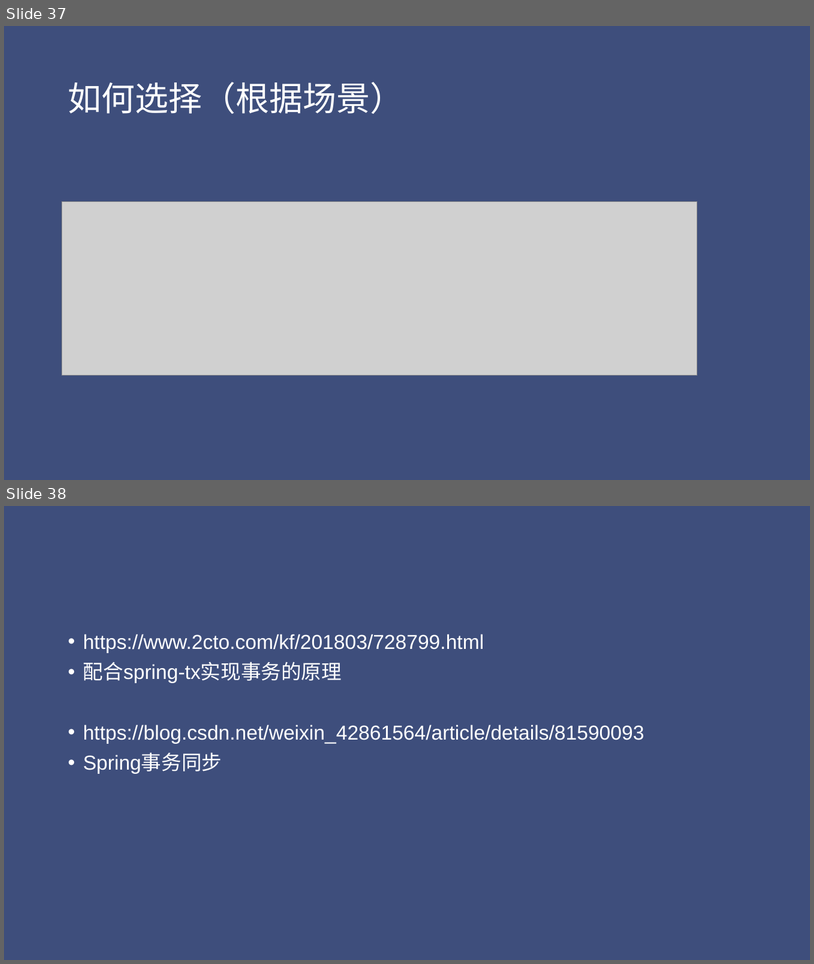
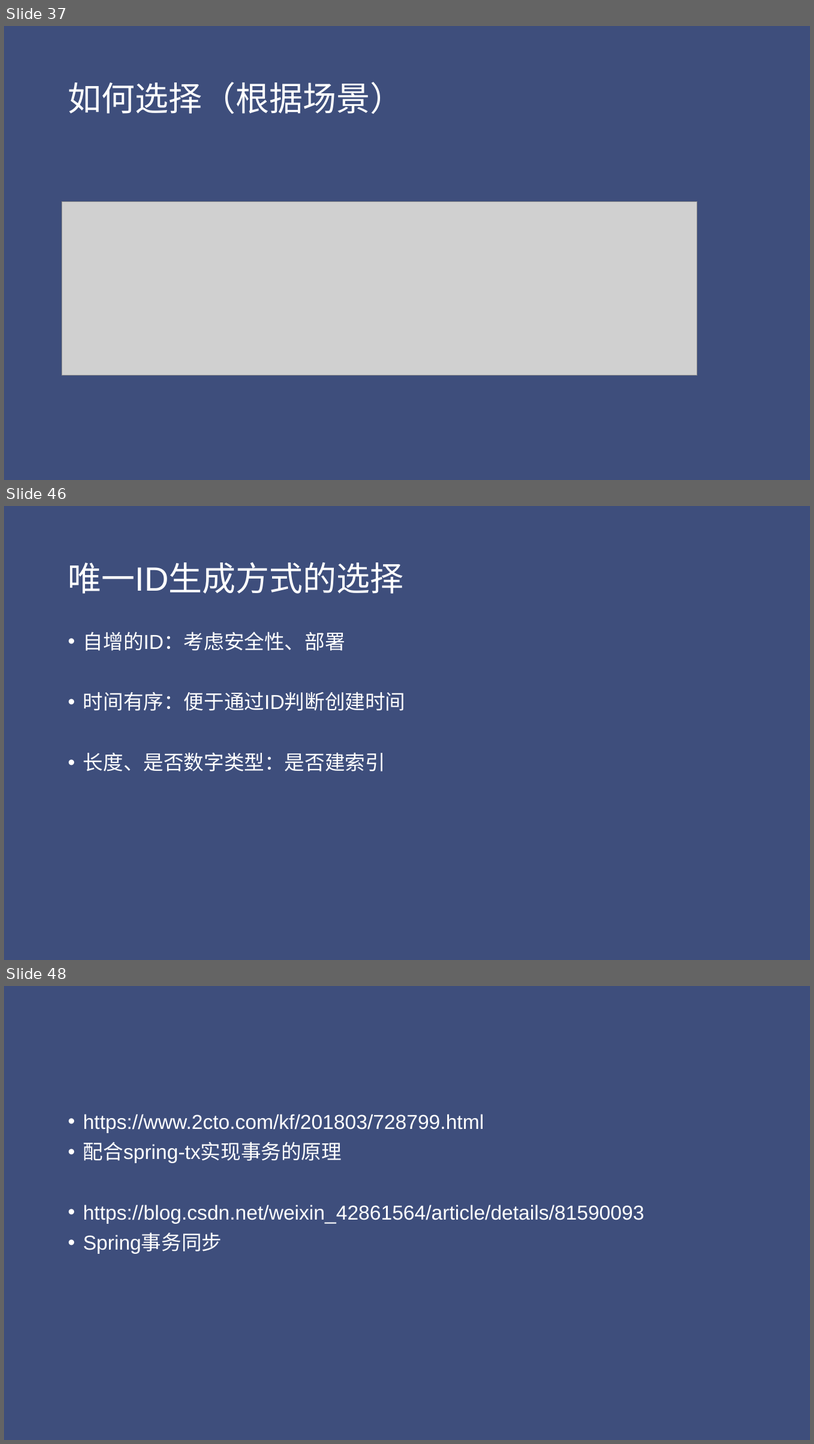
Before and after one commit to jungle0127/springcloudstudy, a slide deck: docs/distributedsystemtransaction.pptx. Shown one above the other, each under a label of ours: slides 37 and 38 before the commit, slides 37, 46 and 48 after it; the slides between them are not shown. The pictures are 814x964 and 814x1444 pixels, drawn with LibreOffice and Linux fonts; fonts in the diff are those of the drawing; grey boxes stand for pictures. Boxes give left, top, right and bottom in pixels: in the first picture for what was removed or moved away, otherwise in the second. Text is boxed around its words. In the diff, an @@ line names an element or a change of style, - is before the commit and + after.

```diff
--- a/docs/distributedsystemtransaction.pptx
+++ b/docs/distributedsystemtransaction.pptx
@@ slide 46 added at (x1=4, y1=506, x2=810, y2=960), background #3E4E7C @@
@@ title added at (x1=68, y1=562, x2=404, y2=594), 40 pt, text #FFFFFF @@
+唯一ID生成方式的选择
@@ text added at (x1=83, y1=631, x2=406, y2=771), 24 pt, text #FFFFFF @@
+• 自增的ID：考虑安全性、部署
+• 时间有序：便于通过ID判断创建时间
+• 长度、是否数字类型：是否建索引
@@ what was slide 38 is now slide 48 @@
```
Also in this commit, not shown: 9 other slides added.
